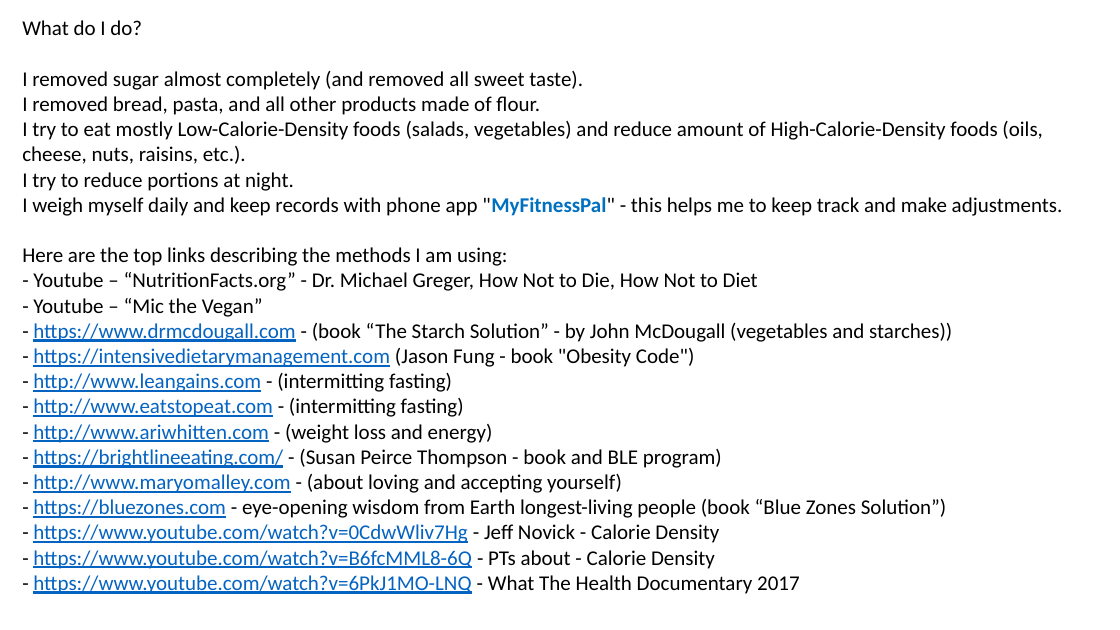
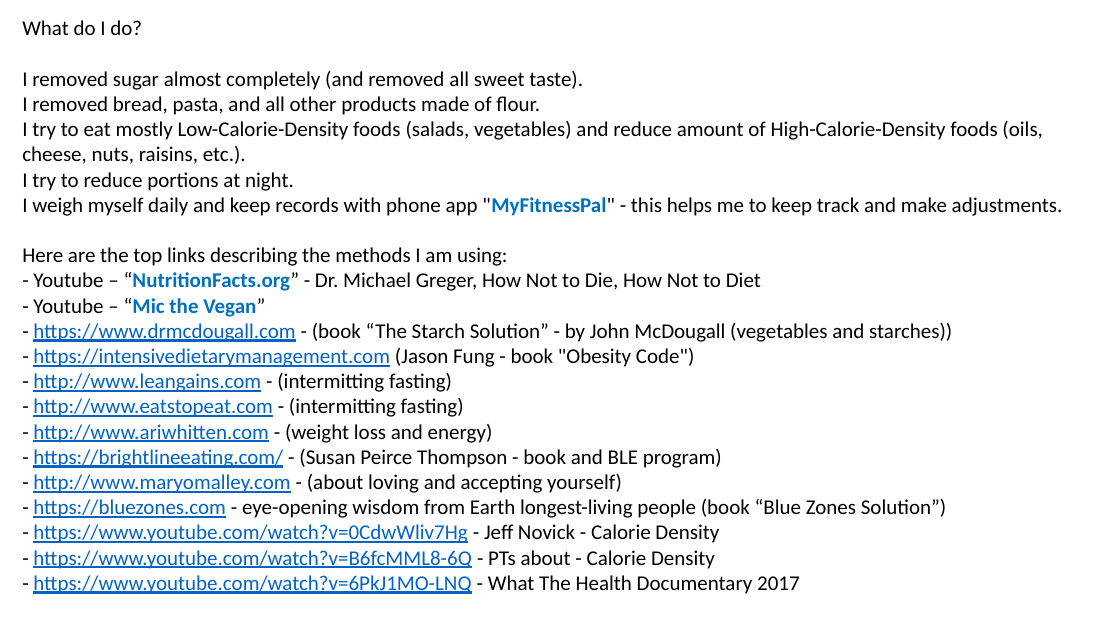
Before and after one commit to lselector/misc, a slide deck: slide 7 of _Lev_How_To_Lose_Weight.pptx. Drawn at 1120x630 pixels with LibreOffice and Linux fonts; fonts in the diff are those of the drawing. Boxes give left, top, right and bottom in pixels: in the first picture for what was removed or moved away, otherwise in the second. Text is boxed around its words. In the diff, an @@ line names an element or a change of style, - is before the commit and + after.

```diff
--- a/_Lev_How_To_Lose_Weight.pptx
+++ b/_Lev_How_To_Lose_Weight.pptx
@@ text at (x1=33, y1=272, x2=952, y2=417): text colour #000000 to #0070C0, bold on in "“NutritionFacts.org”", "“Mic the Vegan”" @@
```
Also in this commit, not shown: 5 other slides changed, 1 other file.
